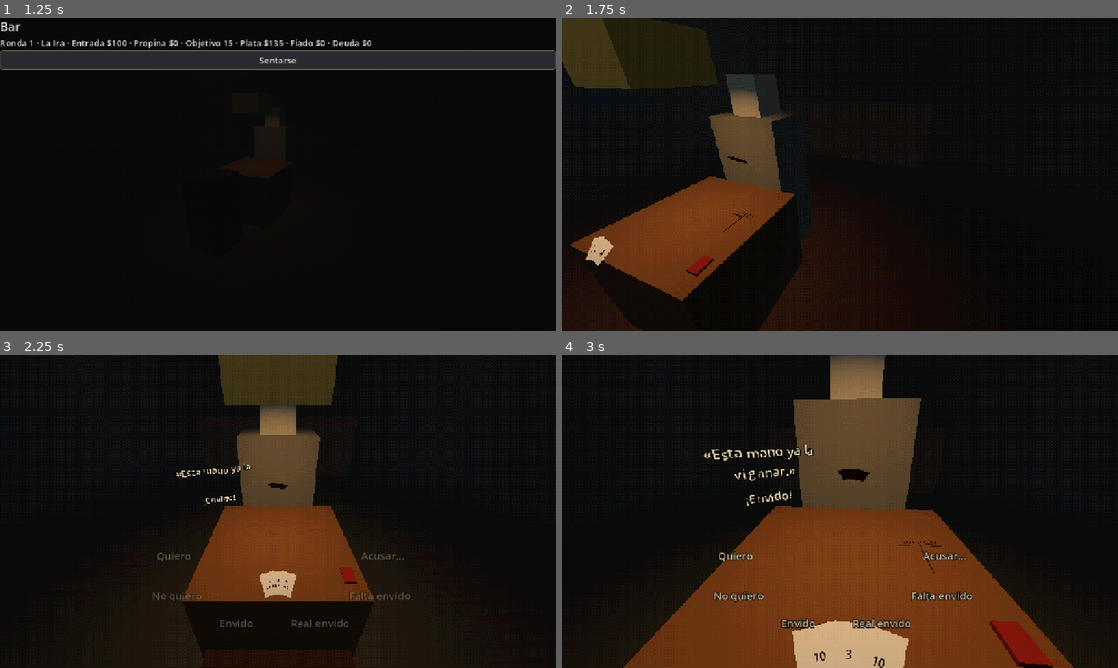
Above: before the commit, frames 1-4 (two rows, left to right).
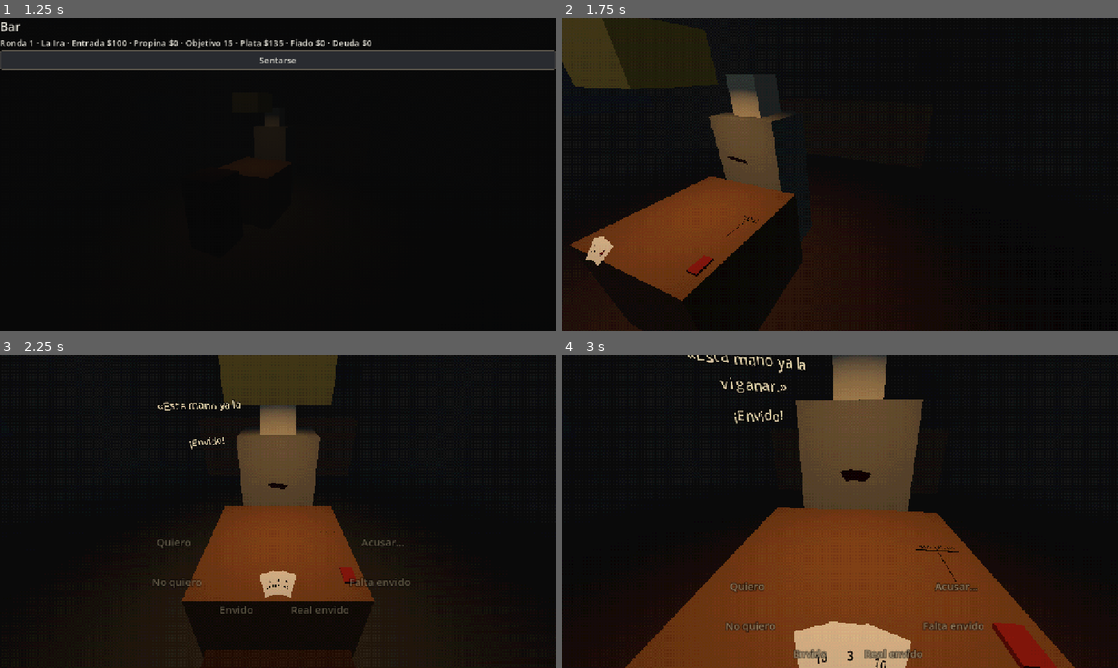
Above: after the commit, the same moments.

Repository: JoakoZarza/paye
Game: Godot game, scene res://ui/main.tscn
Two runs of this game, one before a commit and one after it. Both use one fixed random seed, a clock stepped at 60 frames per second and the inputs below.
Inputs (mouse positions are in pixels of both pictures, inside the frame that each line leads up to):
- Up to frame 1 (1.25 s): click "Normal — Partida equilibrada …" at 0.5 s
- Up to frame 2 (1.75 s): click "Sentarse" at 1.25 s
- Up to frame 3 (2.25 s): tap Enter at 2 s; move the mouse to (400, 495) at 2.02 s; hold D from 2.03 s (still down); hold Shift from 2.03 s (still down); click (400, 495) at 2.17 s
- Up to frame 4 (3 s): tap Space at 2.27 s; release D at 2.75 s; release Shift at 2.75 s; drag from (728, 527) to (812, 574) at 2.77 s

Frame 1 is identical in both runs. In frame 2, less than 0.1% of the frame differs, in the area x 29-36%, y 62-70%; in frame 3, 1.4%; in frame 4, 4.6%, in the area x 11-93%, y 0-100%.

Commit message:
feat(world): planilla centrada en el borde, diálogos del rival en perspectiva arriba y cantos pegados a la mano
Co-Authored-By: Claude Opus 5.5 <noreply@anthropic.com>

Diff:
--- a/tests/tools/world_snapshot.gd
+++ b/tests/tools/world_snapshot.gd
@@ -1,6 +1,6 @@
 extends SceneTree
 ## Captura la mesa 3D en un PNG para revisarla sin jugar.
-## Uso: godot --path . -s res://tests/tools/world_snapshot.gd -- <salida.png> [ps1: 1|0] [fase: match|bar] [vista: hand|rival|left|right|back] [puntos: 4,7]
+## Uso: godot --path . -s res://tests/tools/world_snapshot.gd -- <salida.png> [ps1: 1|0] [fase: match|bar] [vista: hand|rival|left|right|back] [puntos: 4,7] [habla: 1]
 
 const MAIN := "res://ui/main.tscn"
 
@@ -29,6 +29,8 @@
 		rc.table().truco_match.scores[0] = int(pts[0])
 		rc.table().truco_match.scores[1] = int(pts[1])
 	main.router.refresh()
+	if args.size() > 5 and args[5] == "1":
+		_force_speech(main.router)
 	await create_timer(1.2).timeout
 	if args.size() > 3:
 		# Dónde queda el mouse para cada vista; back = mantenerlo en el borde derecho.
@@ -40,3 +42,18 @@
 		await process_frame
 	root.get_texture().get_image().save_png(out)
 	quit()
+
+
+## Hace que el rival murmure y cante algo, para ver los diálogos en la captura.
+func _force_speech(node: Node) -> void:
+	for c in node.get_children():
+		if c is Table3D:
+			var p: TablePresenter = (c as Table3D).presenter
+			p.rival_line = "«Hmm… a ver qué sale.»"
+			p.rival_line_id += 1
+			p.rival_call = "¡Falta envido!"
+			p.rival_call_id += 1
+			p.rival_waiting = true
+			(c as Table3D).sync()
+			return
+		_force_speech(c)
--- a/tests/world/test_table_3d.gd
+++ b/tests/world/test_table_3d.gd
@@ -437,3 +437,24 @@
 func test_tus_amuletos_van_de_tu_lado() -> void:
 	for spot: Vector3 in Table3D.AMULET_SPOTS:
 		assert_gt(spot.z, 0.0)
+
+
+func test_los_cantos_se_quedan_con_tu_mano() -> void:
+	var s := _setup()
+	var screen: BaseScreen = s[1]
+	var bar: Bar3D = s[3]
+	var cam := CameraRig.new()
+	cam.mouse_look = false
+	bar.add_child(cam)
+	cam.setup(bar)
+	bar.camera = cam
+	cam.go_to(&"CamSeat", true)
+	cam._apply()
+	screen.follow_hand()
+	var ring := screen.find_child("Ring", true, false) as Control
+	var at_cards := ring.position.y
+	_hold(cam, Vector2(0.5, 0.1), 3.0)
+	cam._apply()
+	screen.follow_hand()
+	assert_gt(ring.position.y, at_cards + 150.0, "mirando arriba los cantos bajan con la mano")
+	assert_false(ring.visible, "y no se ven")
--- a/ui/screens/table_screen.gd
+++ b/ui/screens/table_screen.gd
@@ -8,12 +8,14 @@
 const HIDDEN_CARD := "[ ? ]"
 ## Vista 3D: los cantos van en un arco alrededor de tu mano (centro y radios en
 ## fracción de pantalla; ángulos en grados, 270 = abajo).
-const RING_CENTER := Vector2(0.5, 0.7)
+const RING_CENTER := Vector2(0.5, 0.68)
 const RING_RADII := Vector2(0.2, 0.17)
 const RING_FROM := 160.0
 const RING_TO := 380.0
 ## Margen alrededor de un botón dentro del cual la cabeza se queda quieta.
 const HOLD_MARGIN := 14.0
+## Si tu mano queda más abajo que esto (fracción de pantalla), los cantos no se ven.
+const HIDE_BELOW := 0.95
 
 var presenter: TablePresenter
 
@@ -95,9 +97,31 @@
 	if world == null or world.camera == null:
 		return
 	world.camera.ui_hold = _mouse_on_button()
+	follow_hand()
 	# Sin mirar tus cartas los cantos se apagan un poco, pero se pueden apretar igual.
 	var wanted := 1.0 if _table3d.hand_raised() or world.camera.ui_hold else 0.4
 	_ring.modulate.a = move_toward(_ring.modulate.a, wanted, delta * 4.0)
+
+
+## Los cantos están pegados a tu mano en el mundo: si subís la mirada se van con ella
+## hacia abajo y salen de la pantalla.
+func follow_hand() -> void:
+	var cam := world.camera
+	var anchor := world.marker("PlayerHand")
+	if cam == null or anchor == null or not cam.is_inside_tree():
+		return
+	var spot := anchor.global_position
+	if cam.is_position_behind(spot):
+		_ring.visible = false
+		return
+	_ring.visible = true
+	var view := cam.get_viewport().get_visible_rect().size
+	if view.x <= 0.0 or view.y <= 0.0:
+		return
+	var frac := cam.unproject_position(spot) / view
+	# Con la mano fuera de cuadro no asoma ni el borde de un canto.
+	_ring.visible = frac.y < HIDE_BELOW
+	_ring.position = (frac - RING_CENTER) * get_viewport_rect().size
 
 
 func _mouse_on_button() -> bool:
--- a/world/bar_3d.gd
+++ b/world/bar_3d.gd
@@ -13,13 +13,15 @@
 	"Deck": Vector3(-0.36, 0.77, -0.32), "AmuletTray": Vector3(-0.3, 0.76, 0.3),
 	"DealerItems": Vector3(-0.24, 0.7505, -0.16),
 	"Scoreboard": Vector3(1.4, 1.8, -3.9), "TellAnchor": Vector3(0, 1.75, -0.7),
-	"SpeechAnchor": Vector3(-0.5, 1.05, -0.5),
-	"ScoreSheet": Vector3(0.27, 0.7505, -0.1),
+	"SpeechAnchor": Vector3(-0.55, 1.5, -0.6),
+	"ScoreSheet": Vector3(0.32, 0.7505, -0.08),
 	"PathStand": Vector3(0, 1.6, 1.05), "PathSide": Vector3(1.25, 1.6, 0.7), "PathCounter": Vector3(0.9, 1.6, -1.6),
 }
 ## Grados (x = mirar arriba/abajo, y = girar). Sin entrada: mira hacia -Z.
 const MARKER_ROTATIONS: Dictionary = {
 	"CamSeat": Vector2(-17, 0), "CamBar": Vector2(-18, 25), "CamShop": Vector2(-20, 0),
+	# Los diálogos del rival, como un cartel un poco girado hacia vos.
+	"SpeechAnchor": Vector2(6, 25),
 	"PathStand": Vector2(-15, 0), "PathSide": Vector2(-10, 20), "PathCounter": Vector2(-12, 10),
 }
 
--- a/world/subtitle_3d.gd
+++ b/world/subtitle_3d.gd
@@ -25,6 +25,8 @@
 var text := ""
 ## Un canto que espera tu respuesta no se apaga solo.
 var persistent := false
+## false: queda fijo como lo dejó su padre (los diálogos del rival, en perspectiva).
+var face_camera := true
 var _glyphs: Array[Label3D] = []
 var _homes: Array[Vector3] = []
 var _age := 0.0
@@ -108,7 +110,8 @@
 
 func _process(delta: float) -> void:
 	step(delta)
-	_face_camera()
+	if face_camera:
+		_face_camera()
 
 
 ## Avanza la escritura, el temblor y el apagado (separado para los tests).
--- a/world/table_3d.gd
+++ b/world/table_3d.gd
@@ -64,9 +64,11 @@
 	bar.add_child(_root)
 	_speech = Subtitle3D.new()
 	_speech.name = "RivalSpeech"
+	_speech.face_camera = false
 	bar.marker("SpeechAnchor").add_child(_speech)
 	_call = Subtitle3D.new()
 	_call.name = "RivalCall"
+	_call.face_camera = false
 	_call.position = CALL_OFFSET
 	bar.marker("SpeechAnchor").add_child(_call)
 	_babble = Babble.new()
--- a/world/table_props.gd
+++ b/world/table_props.gd
@@ -14,7 +14,7 @@
 const POT_SPOT := Vector3(-0.24, 0.7505, 0.04)
 const BEAN_SIZE := Vector3(0.014, 0.008, 0.01)
 const BEAN_COLOR := Color("#B8AE98")
-const CHIPS_SPOT := Vector3(0.41, 0.7505, -0.16)
+const CHIPS_SPOT := Vector3(0.18, 0.7505, -0.12)
 const CHIP_RADIUS := 0.016
 const CHIP_HEIGHT := 0.005
 const CHIP_COLOR := Color("#D9A54A")
Not shown, changed: docs/plans/2026-11-02-plan-7-mesa-3d.md
